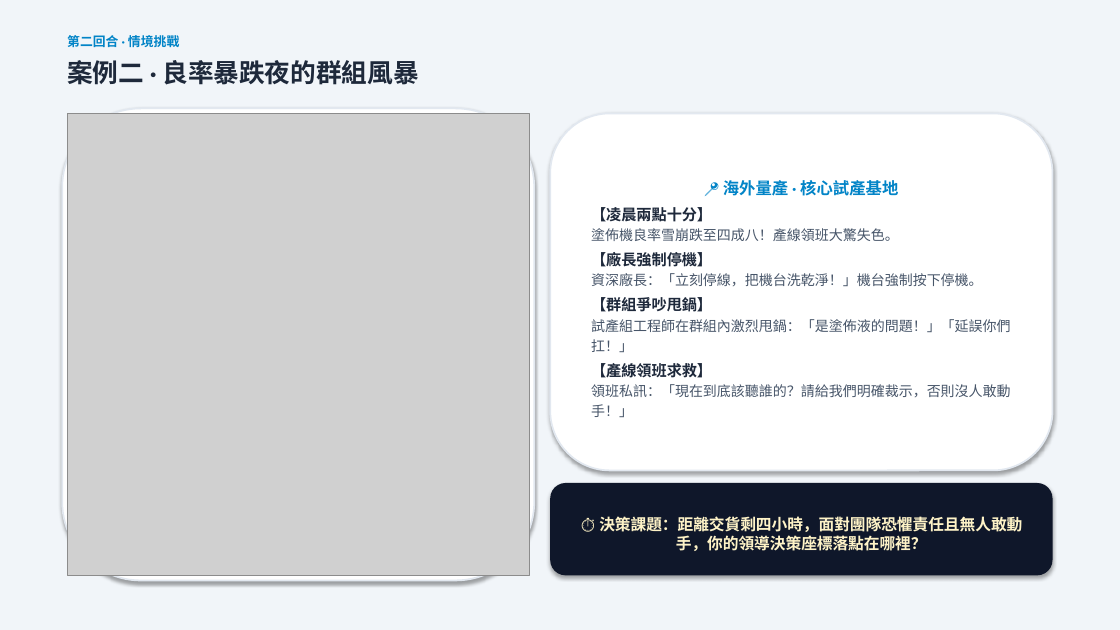
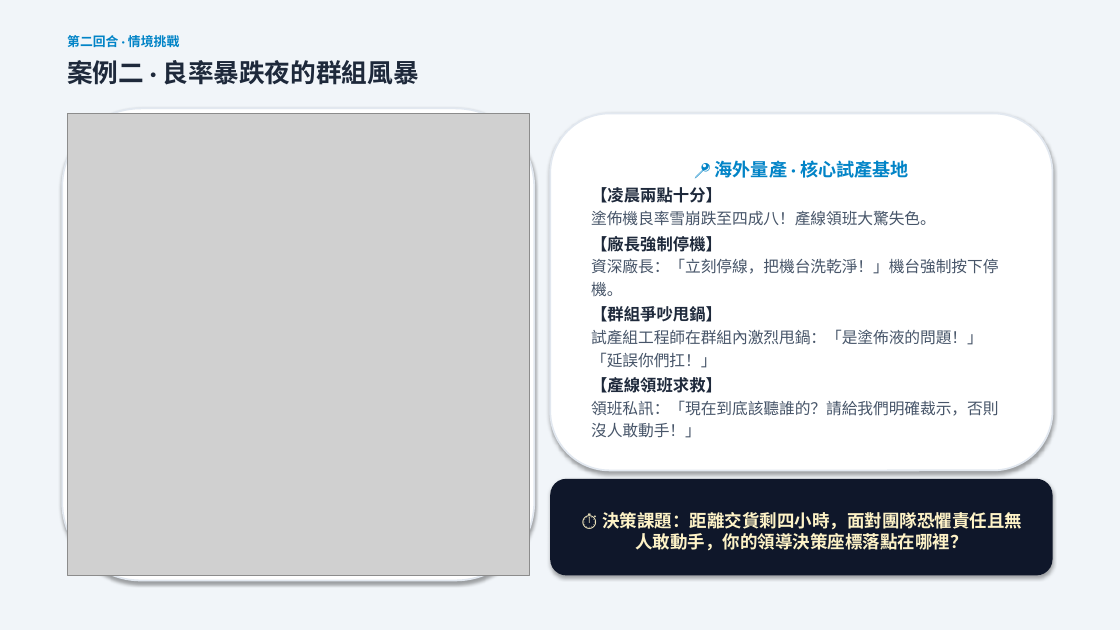
Before and after one commit to routerdd1818-tech/OB, a slide deck: slide 7 of 誰是文化王_備案簡報_Who_Is_Culture_King.pptx. Drawn at 1120x630 pixels with LibreOffice and Linux fonts; fonts in the diff are those of the drawing; grey boxes stand for pictures. Boxes give left, top, right and bottom in pixels: in the first picture for what was removed or moved away, otherwise in the second. Text is boxed around its words. In the diff, an @@ line names an element or a change of style, - is before the commit and + after.

```diff
--- a/誰是文化王_備案簡報_Who_Is_Culture_King.pptx
+++ b/誰是文化王_備案簡報_Who_Is_Culture_King.pptx
@@ rounded rectangle "📍 海外量產 · 核心試產基地" at (x1=550, y1=113, x2=1053, y2=471): size 14 to 15.5 pt in "📍 海外量產 · 核心試產基地"; size 13 to 14 pt in "【凌晨兩點十分】", "【廠長強制停機】", "【群組爭吵甩鍋】", "【產線領班求救】"; size 12 to 13.5 pt in "塗佈機良率雪崩跌至四成八！產線領班大驚失色。", "資深廠長：「立刻停線，把機台洗乾淨！」機台強制按下停機。", "試產組工程師在群組內激烈甩鍋：「是塗佈液的問題！」「延誤你們扛！」", "領班私訊：「現在到底該聽誰的？請給我們明確裁示，否則沒人敢動手！」"; less space between paragraphs @@
@@ rounded rectangle "⏱️ 決策課題：距離交貨剩四小時，面對團隊恐懼責任且無人敢動手，你的領導決策座標落點在哪裡？" resized from (x1=550, y1=483, x2=1053, y2=576) to (x1=550, y1=479, x2=1053, y2=576) @@
@@ rounded rectangle "⏱️ 決策課題：距離交貨剩四小時，面對團隊恐懼責任且無人敢動手，你的領導決策座標落點在哪裡？" at (x1=550, y1=479, x2=1053, y2=576): size 13.5 to 15 pt @@
```
Also in this commit, not shown: 3 other slides changed, 5 other files.
